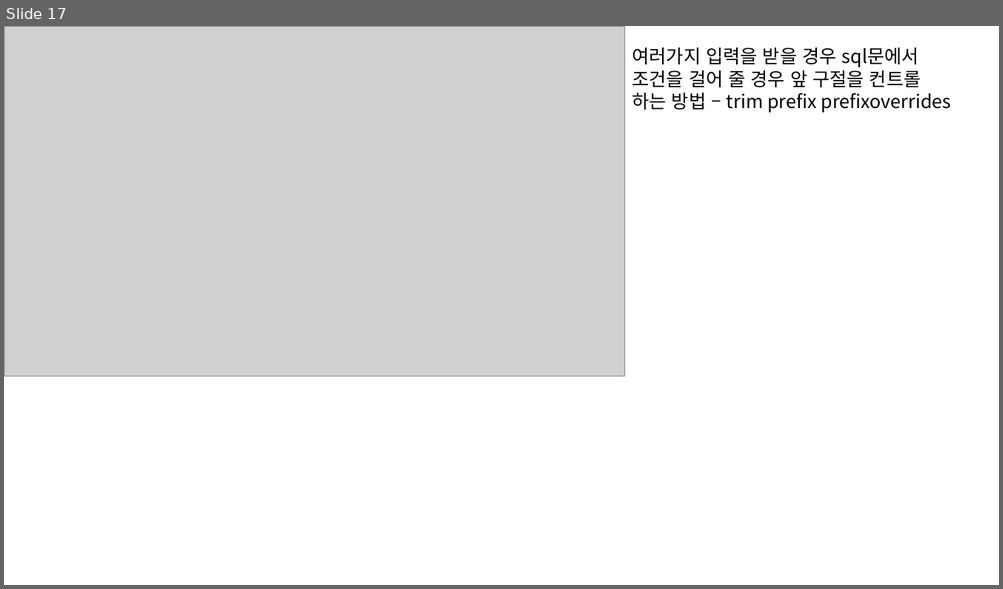
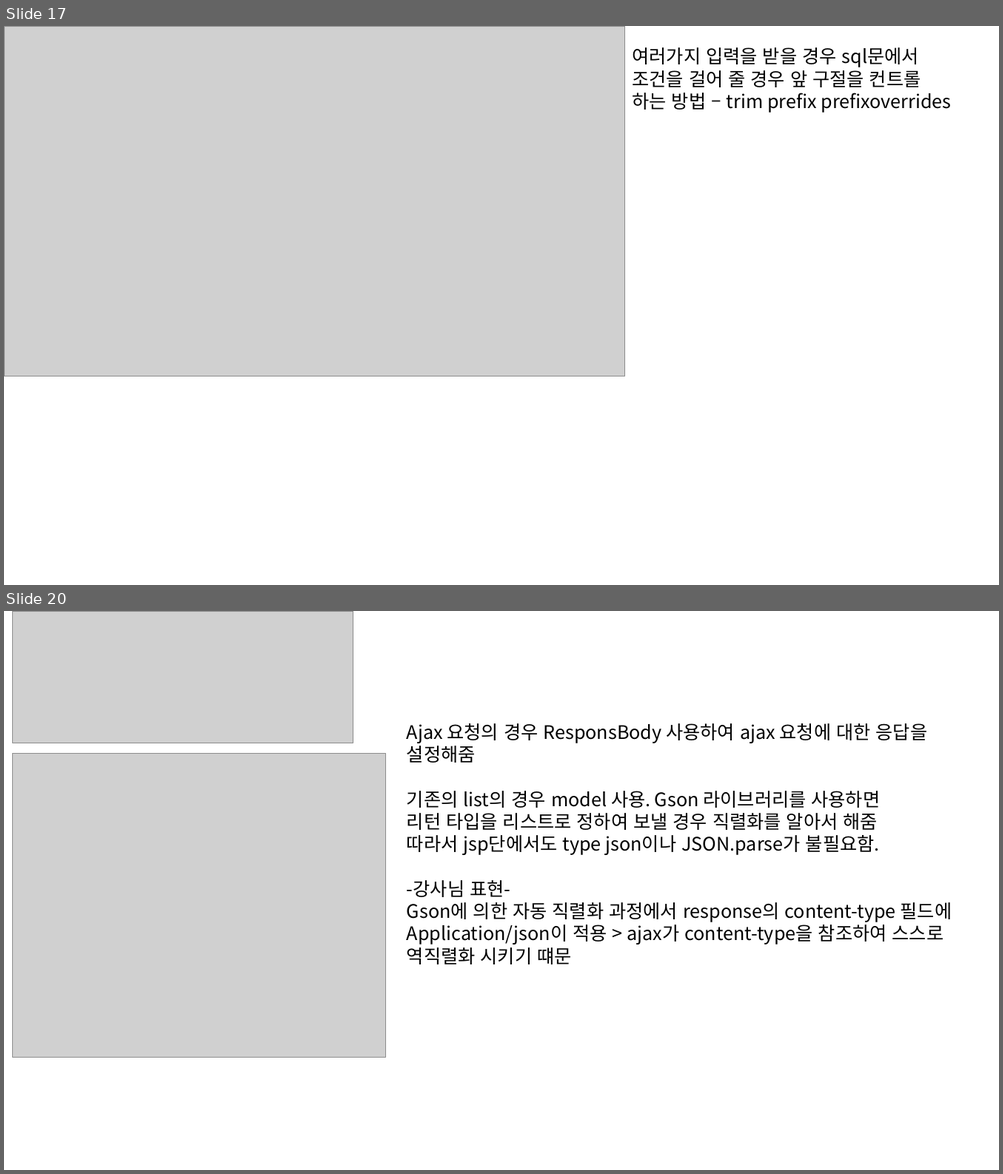
Before and after one commit to HSungJun/AfterSemi, a slide deck: STSWorkspace/Spring.pptx. Shown one above the other, each under a label of ours: slide 17 before the commit, slides 17 and 20 after it; the slides between them are not shown. The pictures are 1003x589 and 1003x1174 pixels, drawn with LibreOffice and Linux fonts; fonts in the diff are those of the drawing; grey boxes stand for pictures. Boxes give left, top, right and bottom in pixels: in the first picture for what was removed or moved away, otherwise in the second. Text is boxed around its words. In the diff, an @@ line names an element or a change of style, - is before the commit and + after.

```diff
--- a/STSWorkspace/Spring.pptx
+++ b/STSWorkspace/Spring.pptx
@@ slide 20 added at (4, 611, 999, 1170), background #FFFFFF @@
@@ picture added at (12, 611, 353, 743) @@
@@ text added at (407, 723, 952, 965), 18 pt, text #000000 @@
+Ajax 요청의 경우 ResponsBody 사용하여 ajax 요청에 대한 응답을
+설정해줌
+기존의 list의 경우 model 사용. Gson 라이브러리를 사용하면
+리턴 타입을 리스트로 정하여 보낼 경우 직렬화를 알아서 해줌
+따라서 jsp단에서도 type json이나 JSON.parse가 불필요함.
+-강사님 표현-
+Gson에 의한 자동 직렬화 과정에서 response의 content-type 필드에
+Application/json이 적용 > ajax가 content-type을 참조하여 스스로
+역직렬화 시키기 떄문
@@ picture added at (12, 754, 385, 1057) @@
```
Also in this commit, not shown: 2 other slides added, 56 other files.
